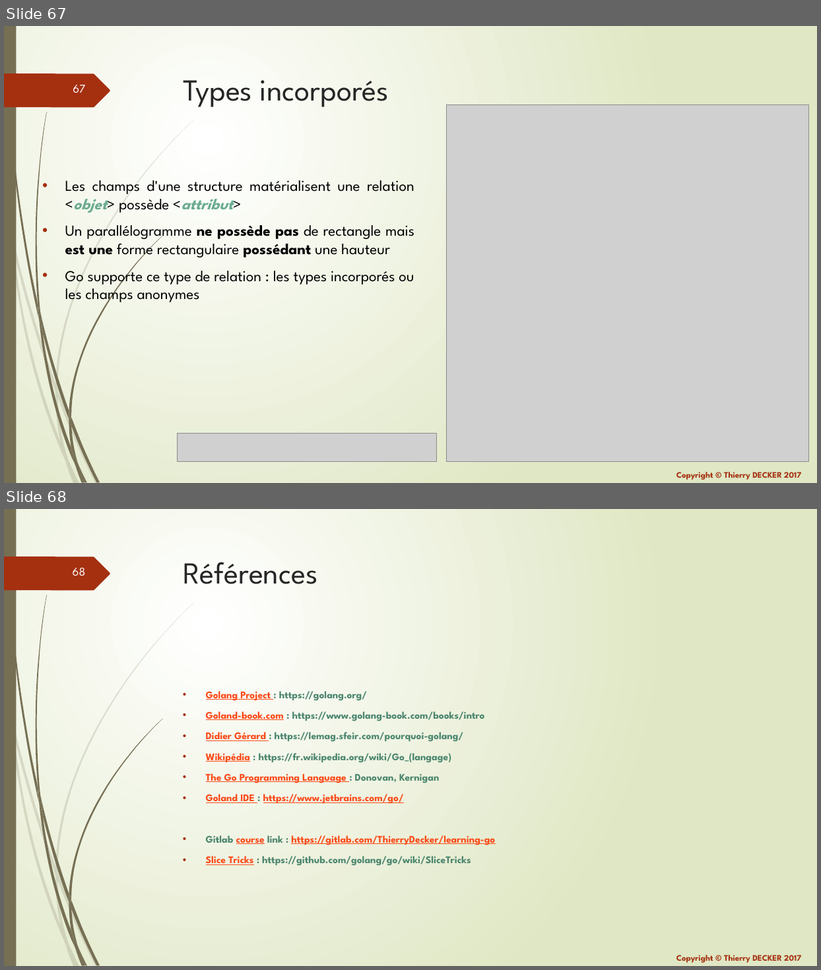
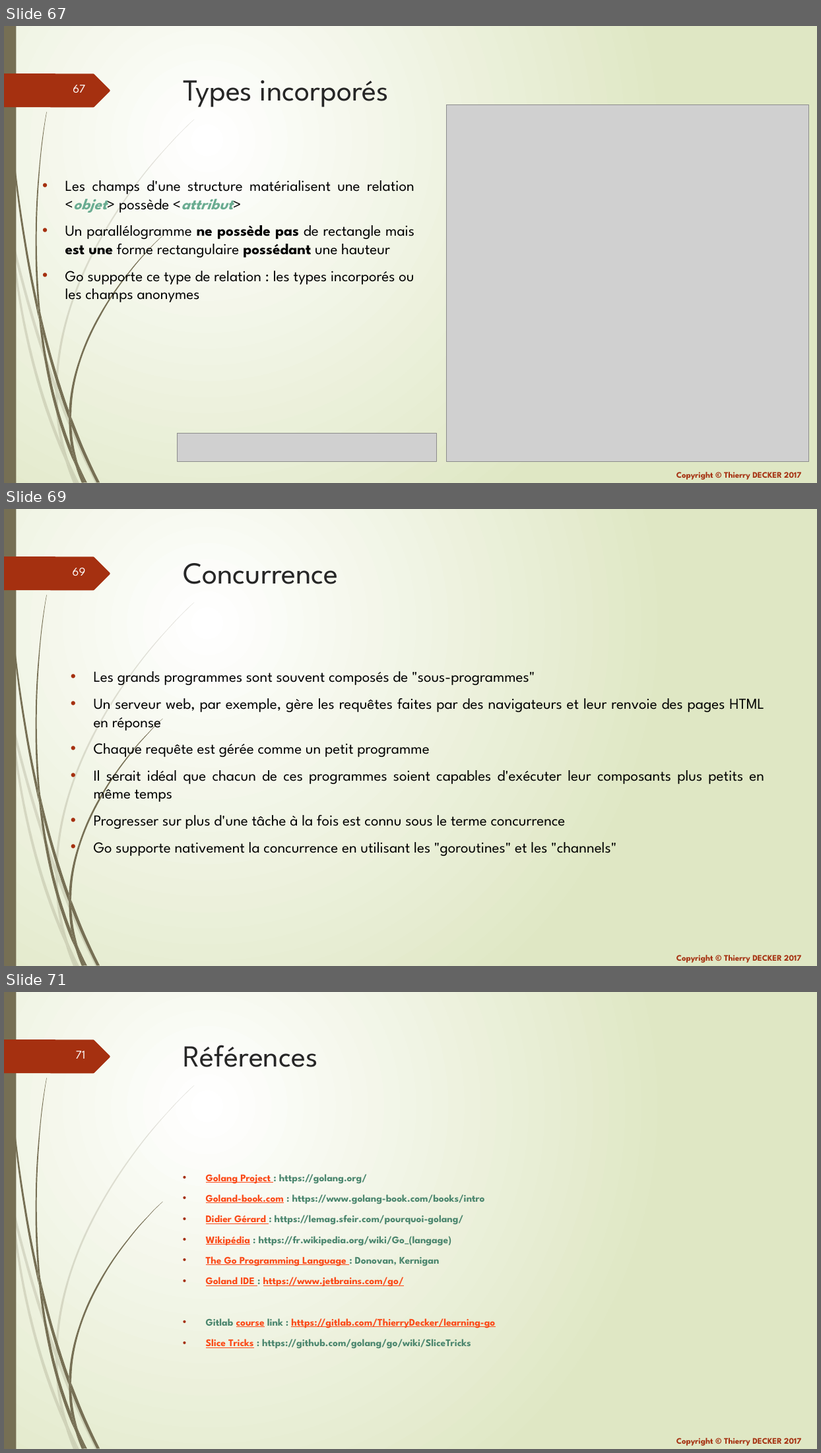
Before and after one commit to thierrydecker/learning-go, a slide deck: documentations/learning-go.pptx. Shown one above the other, each under a label of ours: slides 67 and 68 before the commit, slides 67, 69 and 71 after it; the slides between them are not shown. The pictures are 821x970 and 821x1453 pixels, drawn with LibreOffice and Linux fonts; fonts in the diff are those of the drawing; grey boxes stand for pictures. Boxes give left, top, right and bottom in pixels: in the first picture for what was removed or moved away, otherwise in the second. Text is boxed around its words. In the diff, an @@ line names an element or a change of style, - is before the commit and + after.

Commit message:
Added goroutine-01

```diff
--- a/documentations/learning-go.pptx
+++ b/documentations/learning-go.pptx
@@ slide 69 added at box(4, 509, 817, 966), background gradient #FFFFFF to #DFE8C4; not listed: 26 template elements that a slide beside it also shows @@
@@ title added at box(183, 563, 339, 584), 36 pt, text #262626 @@
+Concurrence
@@ text added at box(94, 671, 764, 856), 18 pt, text #000000 @@
+• Les grands programmes sont souvent composés de "sous-programmes"
+• Un serveur web, par exemple, gère les requêtes faites par des navigateurs et leur renvoie des pages HTML en réponse
+• Chaque requête est gérée comme un petit programme
+• Il serait idéal que chacun de ces programmes soient capables d'exécuter leur composants plus petits en même temps
+• Progresser sur plus d'une tâche à la fois est connu sous le terme concurrence
+• Go supporte nativement la concurrence en utilisant les "goroutines" et les "channels"
@@ what was slide 68 is now slide 71 @@
@@ page number at box(76, 1051, 86, 1059): text changed @@
-68
+71
```
Also in this commit, not shown: 2 other slides added, 2 other files.
